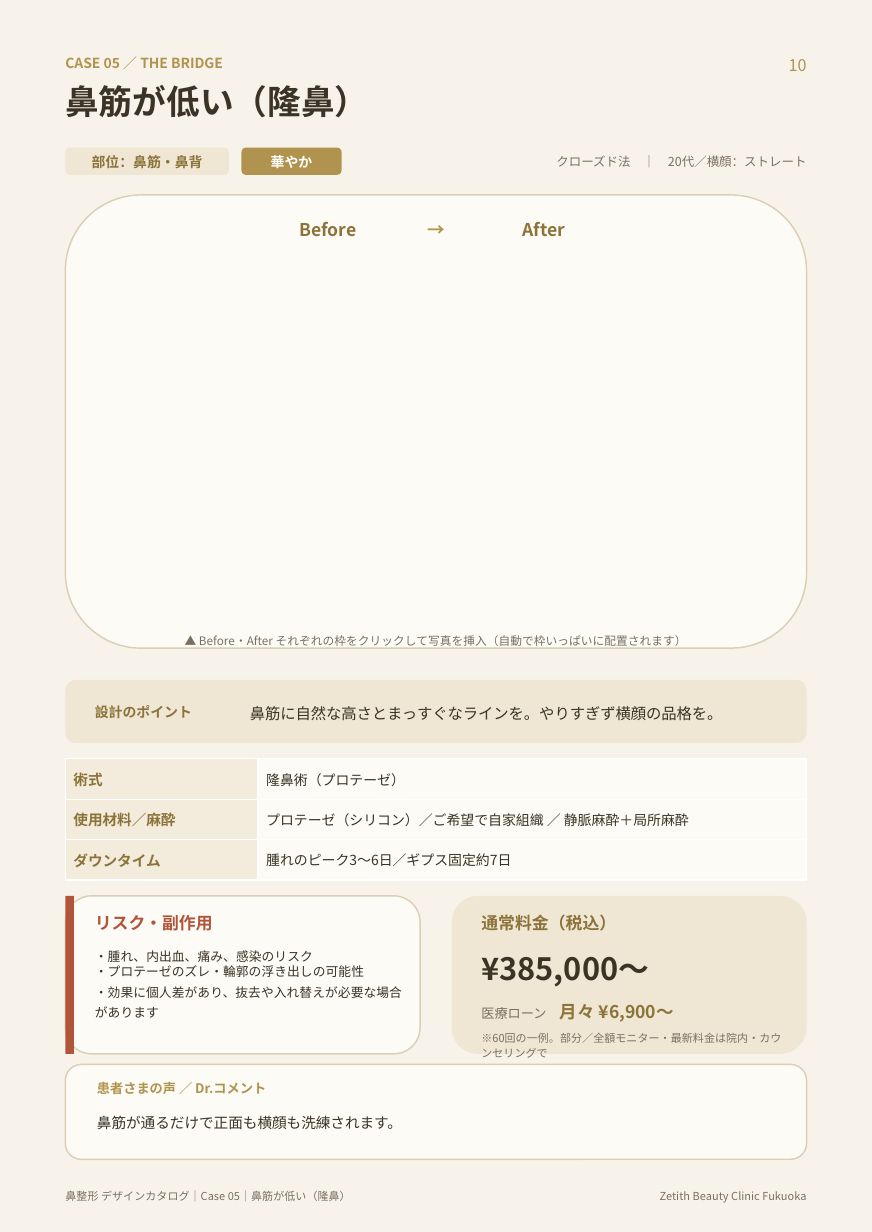
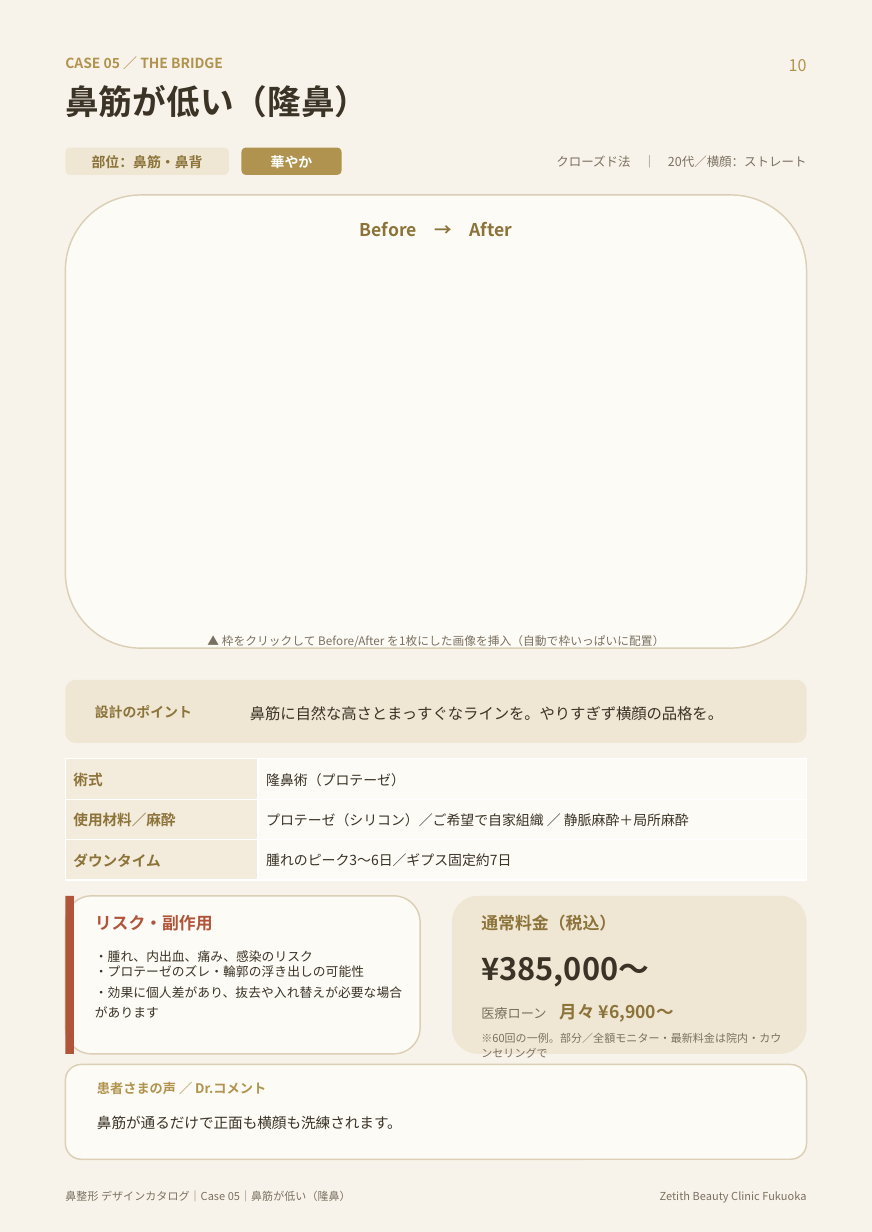
Before and after one commit to hidekkobonba/nosejob, a slide deck: slide 11 of 鼻整形_デザインカタログ.pptx. Drawn at 872x1232 pixels with LibreOffice and Linux fonts; fonts in the diff are those of the drawing. Boxes give left, top, right and bottom in pixels: in the first picture for what was removed or moved away, otherwise in the second. Text is boxed around its words. In the diff, an @@ line names an element or a change of style, - is before the commit and + after.

```diff
--- a/鼻整形_デザインカタログ.pptx
+++ b/鼻整形_デザインカタログ.pptx
@@ text removed at box(238, 216, 634, 248) @@
-→
@@ text at box(360, 221, 512, 236): text changed @@
-Before
+Before → After
@@ text removed at box(523, 221, 565, 236) @@
-After
@@ text at box(222, 635, 664, 649): text changed @@
-▲ Before・After それぞれの枠をクリックして写真を挿入（自動で枠いっぱいに配置されます）
+▲ 枠をクリックして Before/After を1枚にした画像を挿入（自動で枠いっぱいに配置）
```
Also in this commit, not shown: 15 other slides changed.
